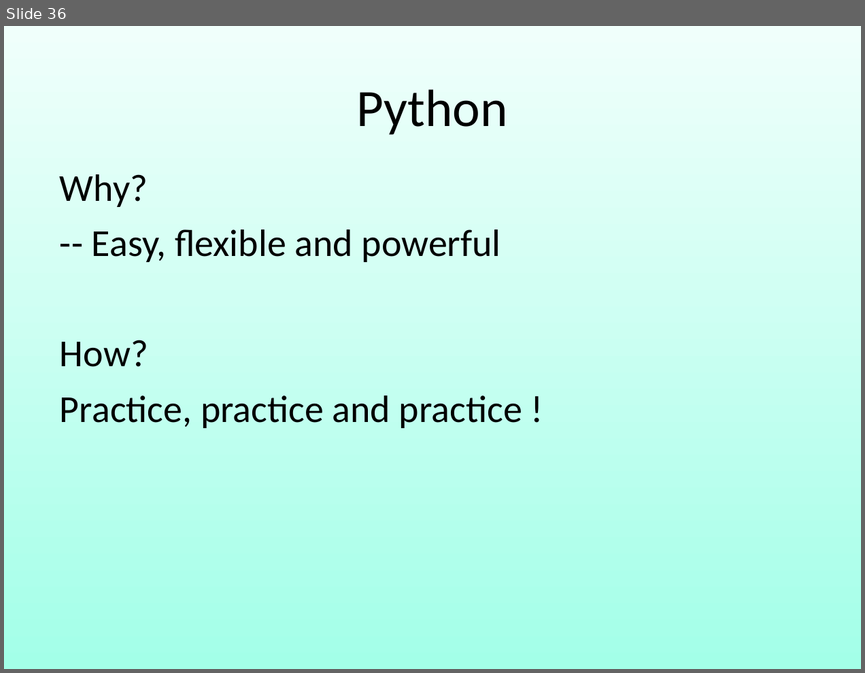
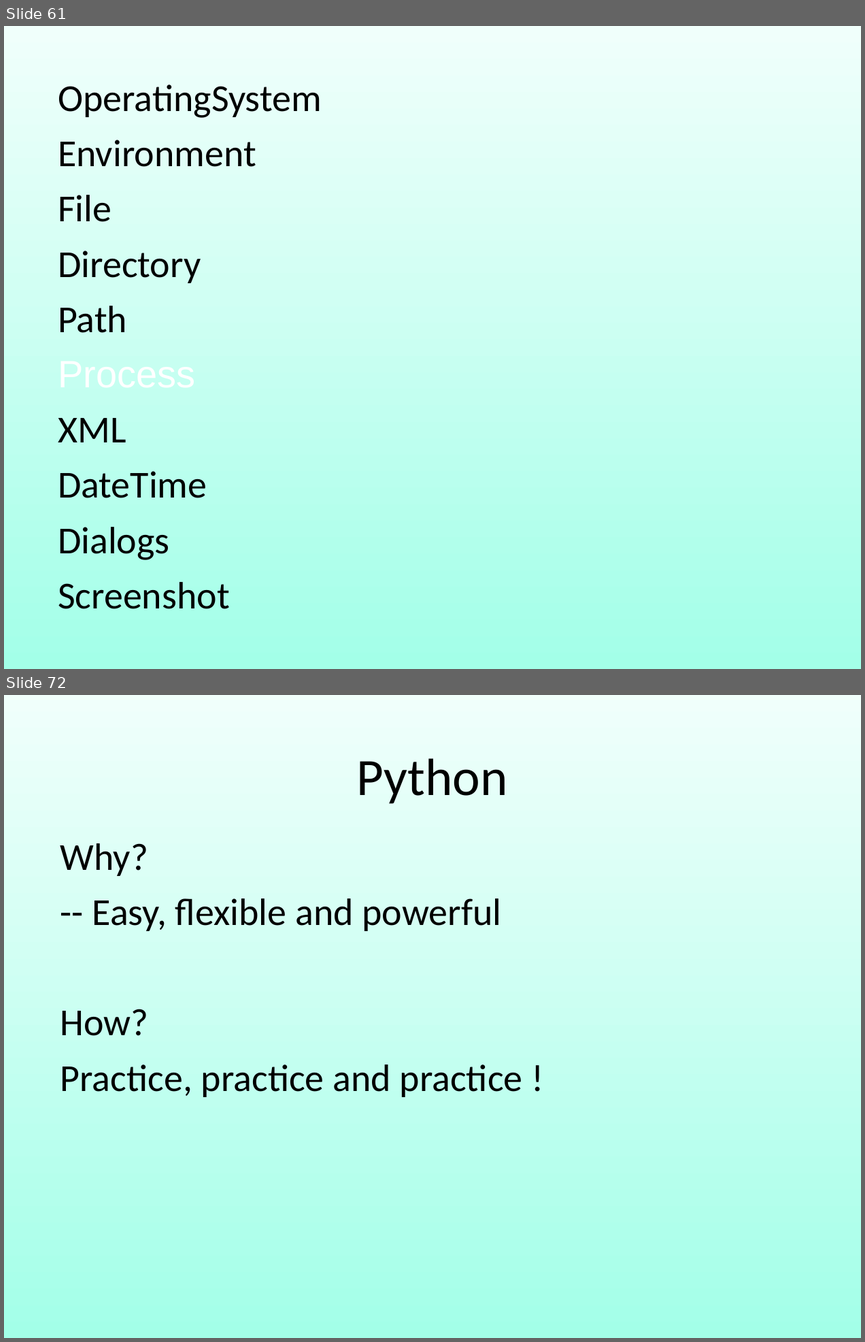
Before and after one commit to robin3795/Data, a slide deck: 2018_1.ppt. Shown one above the other, each under a label of ours: slide 36 before the commit, slides 61 and 72 after it; the slides between them are not shown. The pictures are 865x673 and 865x1342 pixels, drawn with LibreOffice and Linux fonts; fonts in the diff are those of the drawing. Boxes give left, top, right and bottom in pixels: in the first picture for what was removed or moved away, otherwise in the second. Text is boxed around its words. In the diff, an @@ line names an element or a change of style, - is before the commit and + after.

```diff
--- a/2018_1.ppt
+++ b/2018_1.ppt
@@ slide 61 added at box(4, 26, 861, 669), background gradient #F0FFFB to #A3FFE8 @@
@@ free added at box(44, 69, 821, 639), 32 pt, text #000000 @@
+OperatingSystem
+Environment
+File
+Directory
+Path
+Process
+XML
+DateTime
+Dialogs
+Screenshot
@@ what was slide 36 is now slide 72 @@
```
Also in this commit, not shown: 10 slides changed, 38 other slides added, 2 slides removed.
